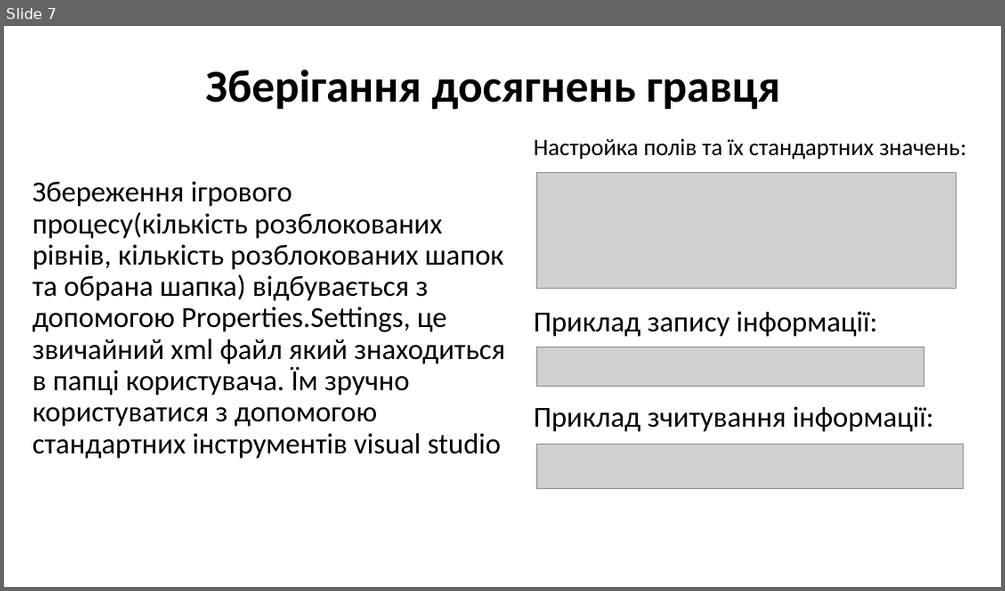
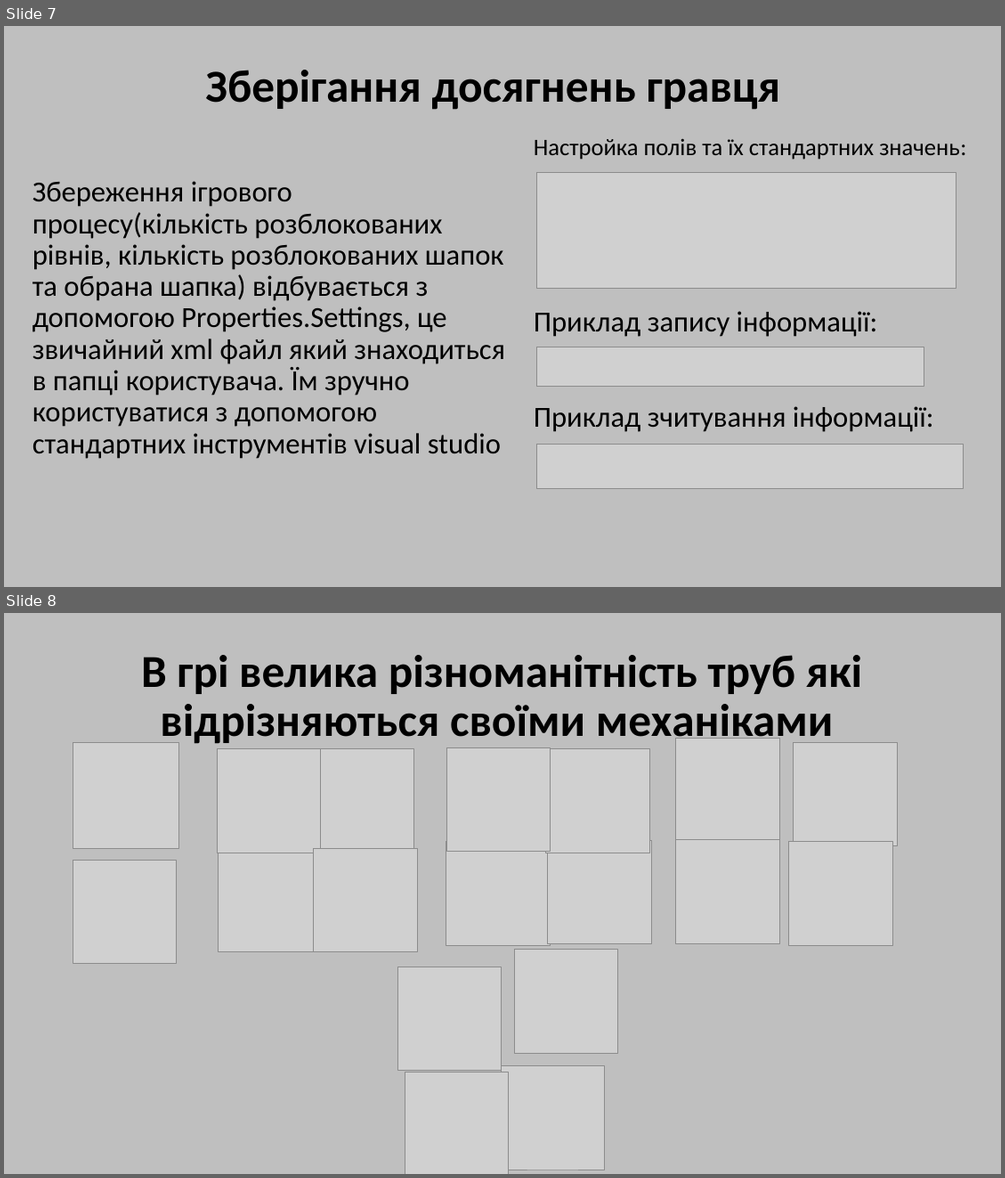
Before and after one commit to LemonsLover/Plumber-Game, a slide deck: презентація до курсової роботи Овсеюкова Єгора.pptx. Shown one above the other, each under a label of ours: slide 7 before the commit, slides 7 and 8 after it. The pictures are 1005x591 and 1005x1178 pixels, drawn with LibreOffice and Linux fonts; fonts in the diff are those of the drawing; grey boxes stand for pictures. Boxes give left, top, right and bottom in pixels: in the first picture for what was removed or moved away, otherwise in the second. Text is boxed around its words. In the diff, an @@ line names an element or a change of style, - is before the commit and + after.

```diff
--- a/презентація до курсової роботи Овсеюкова Єгора.pptx
+++ b/презентація до курсової роботи Овсеюкова Єгора.pptx
@@ slide 8 added at <box>4,613,1001,1174</box>, background #BFBFBF @@
@@ title added at <box>141,655,862,747</box>, 44 pt, text #000000, bold @@
+В грі велика різноманітність труб які відрізняються своїми механіками
@@ picture added at <box>73,742,179,849</box> @@
@@ picture added at <box>676,738,779,842</box> @@
@@ picture added at <box>793,742,898,846</box> @@
@@ picture added at <box>217,749,321,853</box> @@
@@ picture added at <box>310,749,413,853</box> @@
@@ picture added at <box>446,747,550,852</box> @@
@@ picture added at <box>546,749,650,853</box> @@
@@ picture added at <box>218,849,322,952</box> @@
@@ picture added at <box>314,848,418,952</box> @@
@@ picture added at <box>446,842,550,946</box> @@
@@ picture added at <box>548,840,652,944</box> @@
@@ picture added at <box>676,840,779,943</box> @@
@@ picture added at <box>789,842,893,946</box> @@
@@ picture added at <box>73,860,177,964</box> @@
@@ picture added at <box>514,949,618,1054</box> @@
@@ picture added at <box>397,966,502,1070</box> @@
@@ picture added at <box>501,1066,605,1170</box> @@
@@ picture added at <box>404,1071,509,1174</box> @@
@@ slide 7 changed as well @@
@@ background #FFFFFF to #BFBFBF @@
```
Also in this commit, not shown: 7 other slides changed, 1 other file.
